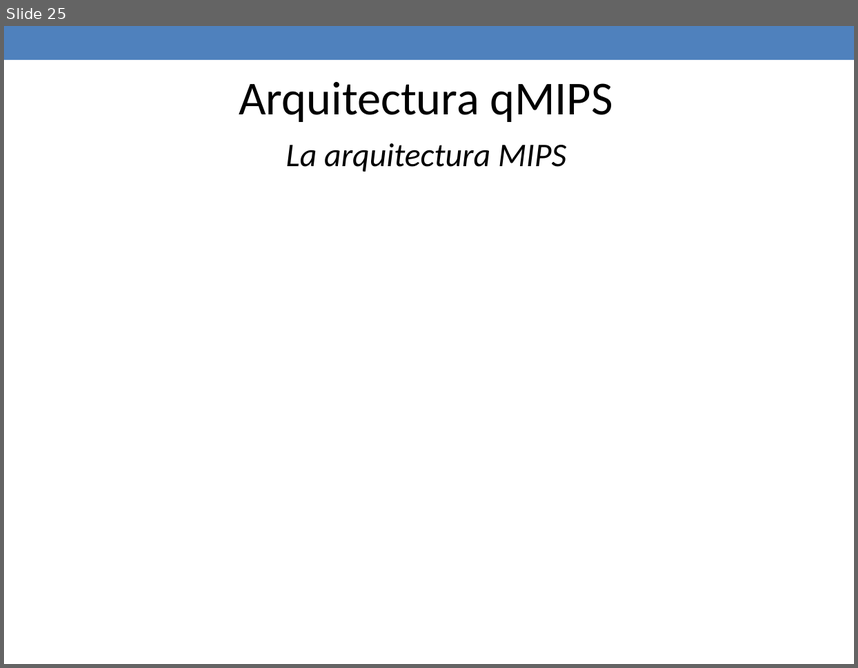
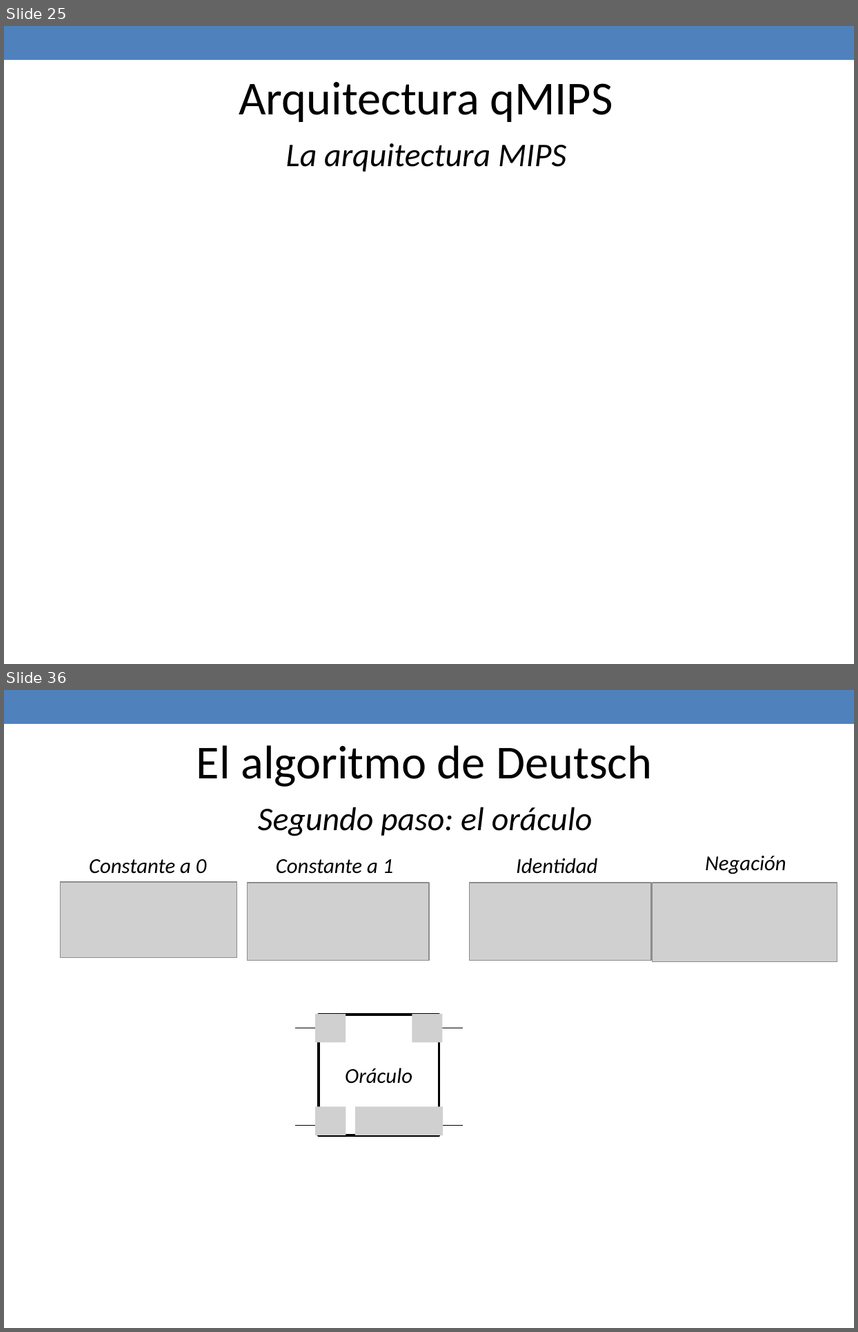
Before and after one commit to jaimecp89/qMIPS101, a slide deck: qMIPS/doc/Presentacion PFC.pptx. Shown one above the other, each under a label of ours: slide 25 before the commit, slides 25 and 36 after it; the slides between them are not shown. The pictures are 858x668 and 858x1332 pixels, drawn with LibreOffice and Linux fonts; fonts in the diff are those of the drawing; grey boxes stand for pictures. Boxes give left, top, right and bottom in pixels: in the first picture for what was removed or moved away, otherwise in the second. Text is boxed around its words. In the diff, an @@ line names an element or a change of style, - is before the commit and + after.

```diff
--- a/qMIPS/doc/Presentacion PFC.pptx
+++ b/qMIPS/doc/Presentacion PFC.pptx
@@ slide 36 added at (x1=4, y1=690, x2=854, y2=1328), background #FFFFFF; not listed: 1 template element that a slide beside it also shows @@
@@ text added at (x1=197, y1=745, x2=652, y2=787), 40 pt, text #000000 @@
+El algoritmo de Deutsch
@@ text added at (x1=258, y1=807, x2=593, y2=836), 28 pt, text #000000, italic @@
+Segundo paso: el oráculo
@@ text added at (x1=89, y1=859, x2=207, y2=874), 18 pt, text #000000, italic @@
+Constante a 0
@@ text added at (x1=276, y1=859, x2=394, y2=874), 18 pt, text #000000, italic @@
+Constante a 1
@@ text added at (x1=516, y1=858, x2=597, y2=874), 18 pt, text #000000, italic @@
+Identidad
@@ text added at (x1=705, y1=856, x2=786, y2=874), 18 pt, text #000000, italic @@
+Negación
@@ picture added at (x1=60, y1=882, x2=237, y2=958) @@
@@ picture added at (x1=247, y1=882, x2=429, y2=960) @@
@@ picture added at (x1=469, y1=882, x2=651, y2=960) @@
@@ picture added at (x1=653, y1=882, x2=838, y2=961) @@
@@ group added at (x1=296, y1=1014, x2=462, y2=1136): 4 pictures, 2 lines, 1 rectangle @@
+Oráculo
```
Also in this commit, not shown: 3 slides changed, 10 other slides added, 1 other file.
